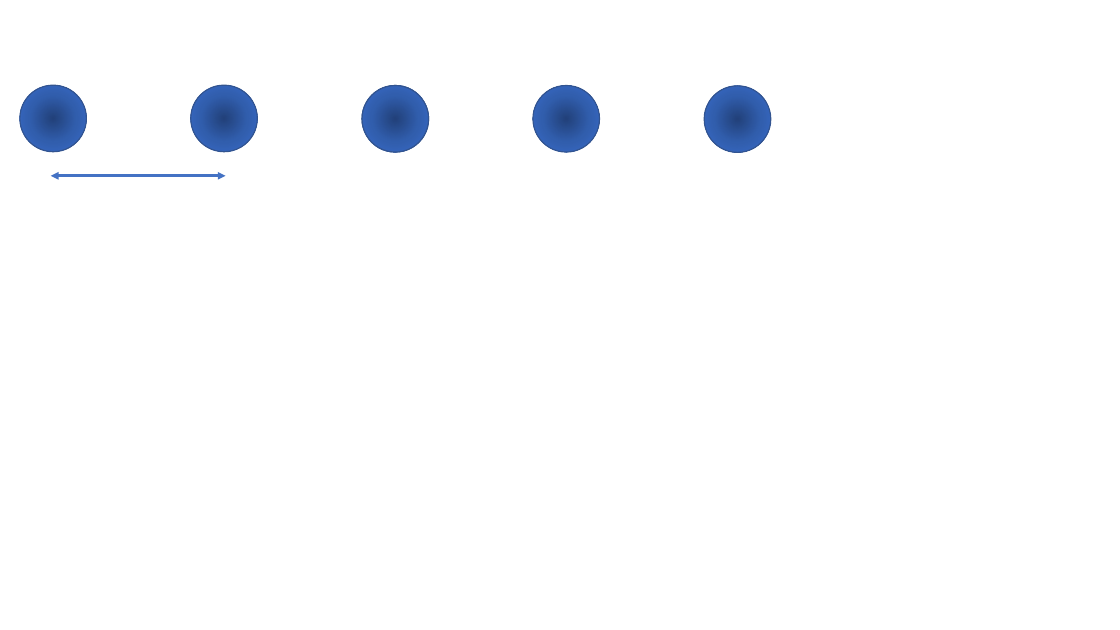
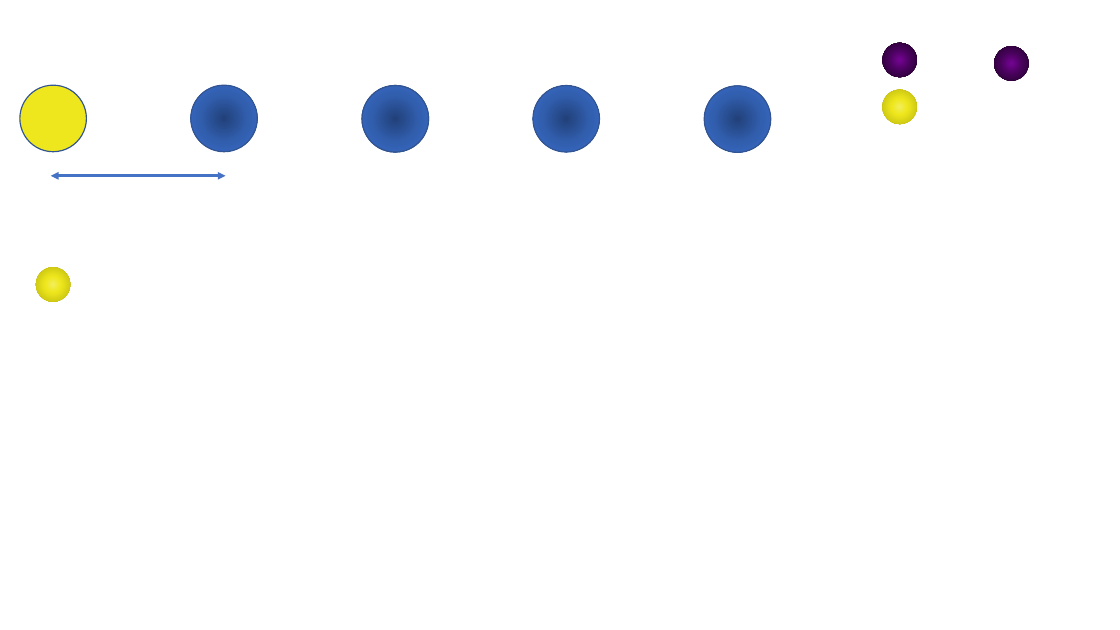
Before and after one commit to oliverlind/L4ProgressGUI, a slide deck: slide 1 of Diagram Powerpoints/Atom Arrays.pptx. Drawn at 1120x630 pixels with LibreOffice and Linux fonts; fonts in the diff are those of the drawing. Boxes give left, top, right and bottom in pixels: in the first picture for what was removed or moved away, otherwise in the second. Text is boxed around its words. In the diff, an @@ line names an element or a change of style, - is before the commit and + after.

```diff
--- a/Diagram Powerpoints/Atom Arrays.pptx
+++ b/Diagram Powerpoints/Atom Arrays.pptx
@@ ellipse added at <box>883,43,918,77</box>, fill gradient #760395 to #440256 to #1D0124 @@
@@ ellipse added at <box>995,46,1029,81</box>, fill gradient #760395 to #440256 to #1D0124 @@
@@ ellipse at <box>20,85,87,151</box>: fill gradient #23427A to #315EAD to #3A6FCE to #EEE71D @@
@@ ellipse added at <box>883,90,918,124</box>, fill gradient #F3EE5C to #EEE71D to #BAB40E @@
@@ ellipse added at <box>36,267,71,302</box>, fill gradient #F3EE5C to #EEE71D to #BAB40E @@
```
Also in this commit, not shown: 1 other slide changed, 6 slides added, 10 other files.
